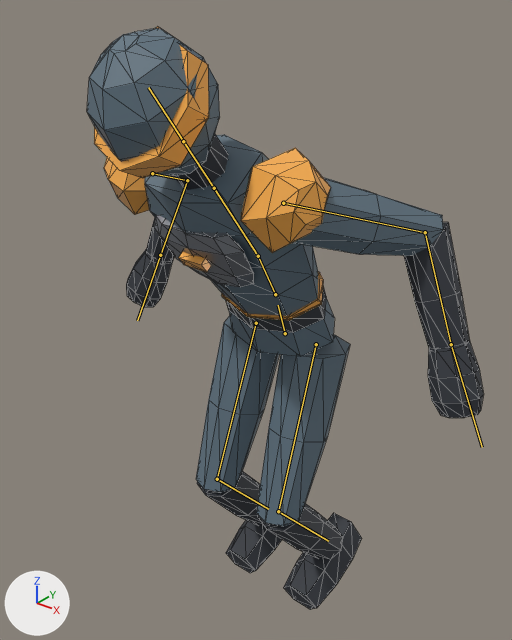
The glTF model src/MovementShooter/Assets/Models/KINETIC_Character.glb: old version first, new version second.
Before and after are seen from a 50 mm camera at (0.957, -1.316, 1.665) aimed at (0.007, -0.129, 0.929). Lighting does not change. The marker at lower left points along +X, +Y and +Z. The older version comes first. Both versions are drawn at frame 4 of the action 'KINETIC_Land'; the numbers are the values there. The bones that change, and the others that lie on the model, are drawn over the model as lines. Mesh edges are drawn as thin lines.

Objects in the first picture: 'KINETIC_Character'.
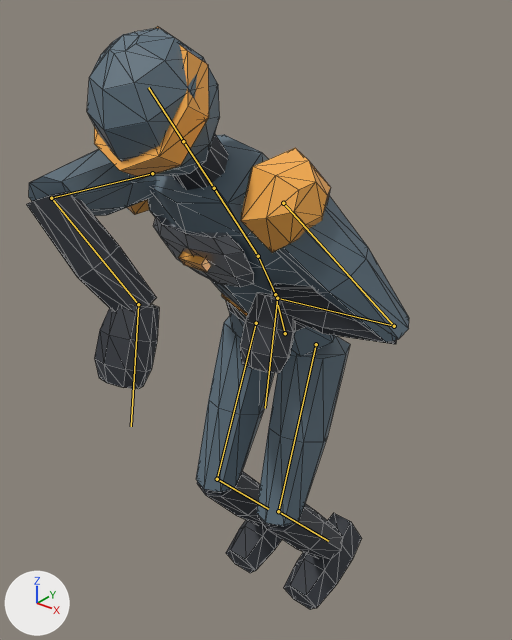
The change, as JSON lines over the scene's bpy script:
```json
{"block": "bone_upperarm_l", "where": "bone_upperarm_l = bpy.data.objects['KINETIC_Rig'].pose.bones['UpperArm.L']  # child of 'Chest'"}
{"op": "set", "path": "bone_upperarm_l.rotation_quaternion", "old": "(0.949, -0.24, 0.05, -0.199)", "new": "(-0.387, -0.913, 0.019, -0.128)", "note": "degrees (-28, 0, -24) -> degrees (134, -14, 4)"}
{"block": "bone_lowerarm_l", "where": "bone_lowerarm_l = bpy.data.objects['KINETIC_Rig'].pose.bones['LowerArm.L']  # child of 'UpperArm.L'"}
{"op": "set", "path": "bone_lowerarm_l.rotation_quaternion", "old": "(0.831, 0.556, 0.0, 0.0)", "new": "(0.547, -0.772, 0.322, 0.028)", "note": "degrees (68, 0, 0) -> degrees (-116, 23, -31)"}
{"block": "bone_hand_l", "where": "bone_hand_l = bpy.data.objects['KINETIC_Rig'].pose.bones['Hand.L']  # child of 'LowerArm.L'"}
{"op": "set", "path": "bone_hand_l.rotation_quaternion", "old": "(1.0, 0.0, 0.0, 0.0)", "new": "(0.932, 0.264, -0.056, -0.242)", "note": "degrees (0, 0, 0) -> degrees (31, 1, -29)"}
{"block": "bone_upperarm_r", "where": "bone_upperarm_r = bpy.data.objects['KINETIC_Rig'].pose.bones['UpperArm.R']  # child of 'Chest'"}
{"op": "set", "path": "bone_upperarm_r.rotation_quaternion", "old": "(0.949, -0.242, -0.051, 0.198)", "new": "(0.967, 0.104, -0.124, 0.198)", "note": "degrees (-29, 0, 24) -> degrees (9, -16, 22)"}
{"block": "bone_lowerarm_r", "where": "bone_lowerarm_r = bpy.data.objects['KINETIC_Rig'].pose.bones['LowerArm.R']  # child of 'UpperArm.R'"}
{"op": "set", "path": "bone_lowerarm_r.rotation_quaternion", "old": "(0.833, 0.553, 0.0, 0.0)", "new": "(0.399, 0.395, 0.086, -0.823)", "note": "degrees (67, 0, 0) -> degrees (14, 46, -122)"}
{"block": "bone_hand_r", "where": "bone_hand_r = bpy.data.objects['KINETIC_Rig'].pose.bones['Hand.R']  # child of 'LowerArm.R'"}
{"op": "set", "path": "bone_hand_r.rotation_quaternion", "old": "(0.999, -0.052, 0.0, 0.0)", "new": "(0.669, -0.214, 0.06, 0.709)", "note": "degrees (-6, 0, 0) -> degrees (-13, 23, 91)"}
```

What differs and where, as boxes [x1, y1, x2, y2] in the pictures (512 x 640 px):
```json
{"object": "KINETIC_Character", "change": "posed", "before": [87, 27, 483, 610], "after": [26, 27, 409, 610]}
{"bone": "UpperArm.L", "before": "(152, 173) to (187, 180)", "after": "(152, 173) to (51, 198)"}
{"bone": "LowerArm.L", "before": "(187, 180) to (160, 255)", "after": "(51, 198) to (138, 304)"}
{"bone": "Hand.L", "before": "(160, 255) to (137, 320)", "after": "(138, 304) to (131, 426)"}
{"bone": "UpperArm.R", "before": "(283, 203) to (425, 232)", "after": "(283, 203) to (394, 326)"}
{"bone": "LowerArm.R", "before": "(425, 232) to (451, 344)", "after": "(394, 326) to (277, 298)"}
{"bone": "Hand.R", "before": "(451, 344) to (482, 447)", "after": "(277, 298) to (265, 408)"}
```
